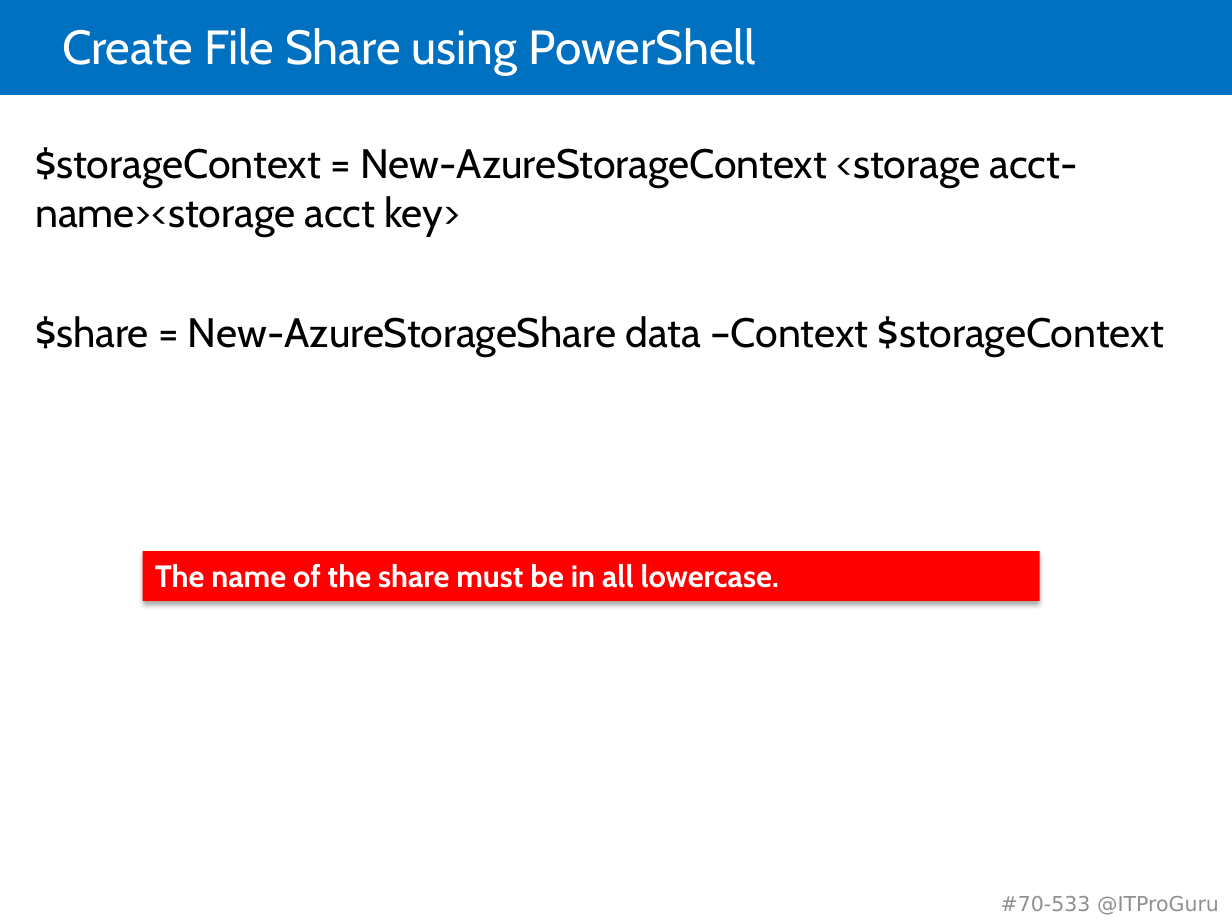
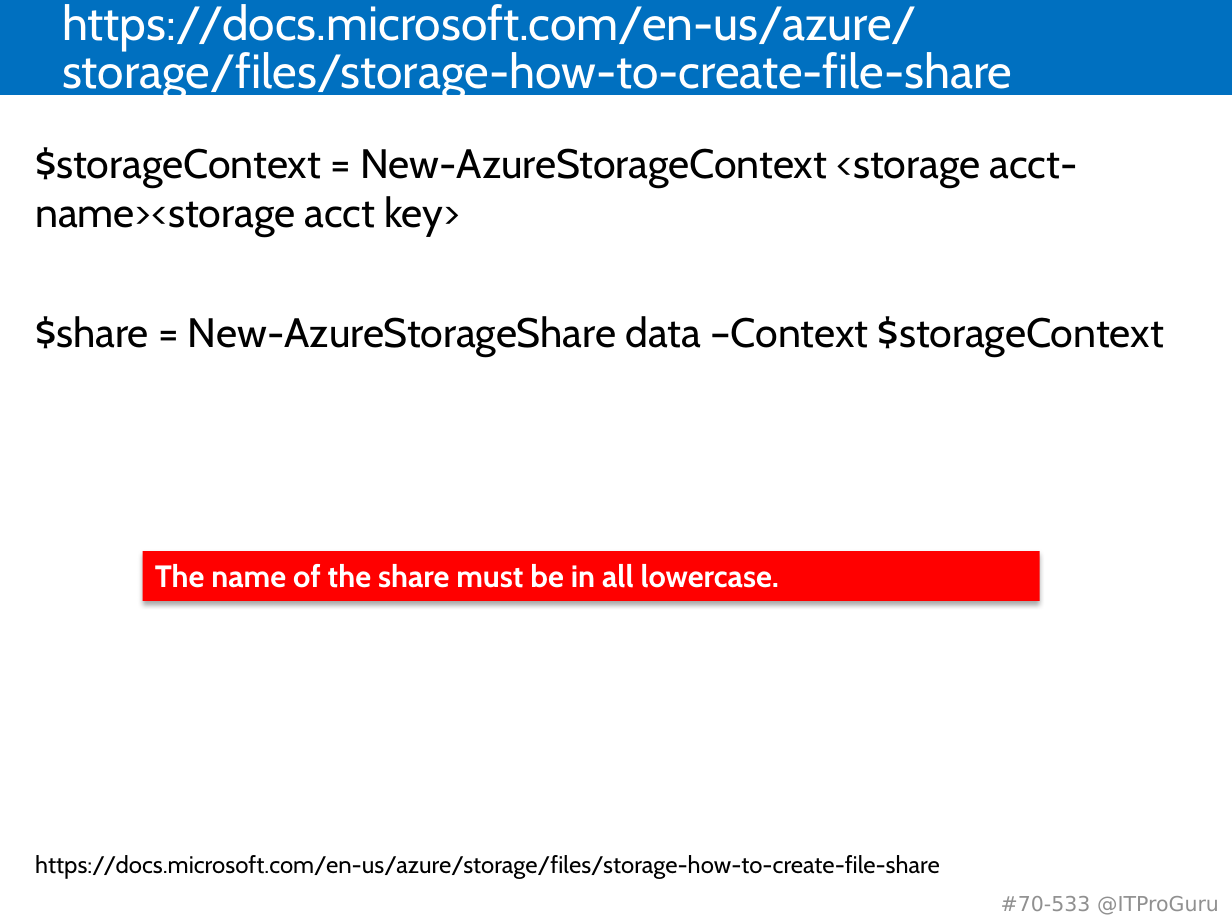
Before and after one commit to guruskill/70-533, a slide deck: slide 31 of Presentations/2018-06-11-Reston/70-533-03-Storage.PPTX. Drawn at 1232x924 pixels with LibreOffice and Linux fonts; fonts in the diff are those of the drawing. Boxes give left, top, right and bottom in pixels: in the first picture for what was removed or moved away, otherwise in the second. Text is boxed around its words. In the diff, an @@ line names an element or a change of style, - is before the commit and + after.

```diff
--- a/Presentations/2018-06-11-Reston/70-533-03-Storage.PPTX
+++ b/Presentations/2018-06-11-Reston/70-533-03-Storage.PPTX
@@ title at bbox=[62, 4, 1012, 100]: text changed @@
-Create File Share using PowerShell
+https://docs.microsoft.com/en-us/azure/storage/files/storage-how-to-create-file-share
@@ text added at bbox=[35, 855, 940, 879], 14 pt, text #000000 @@
+https://docs.microsoft.com/en-us/azure/storage/files/storage-how-to-create-file-share
```
Also in this commit, not shown: 4 other slides changed.
